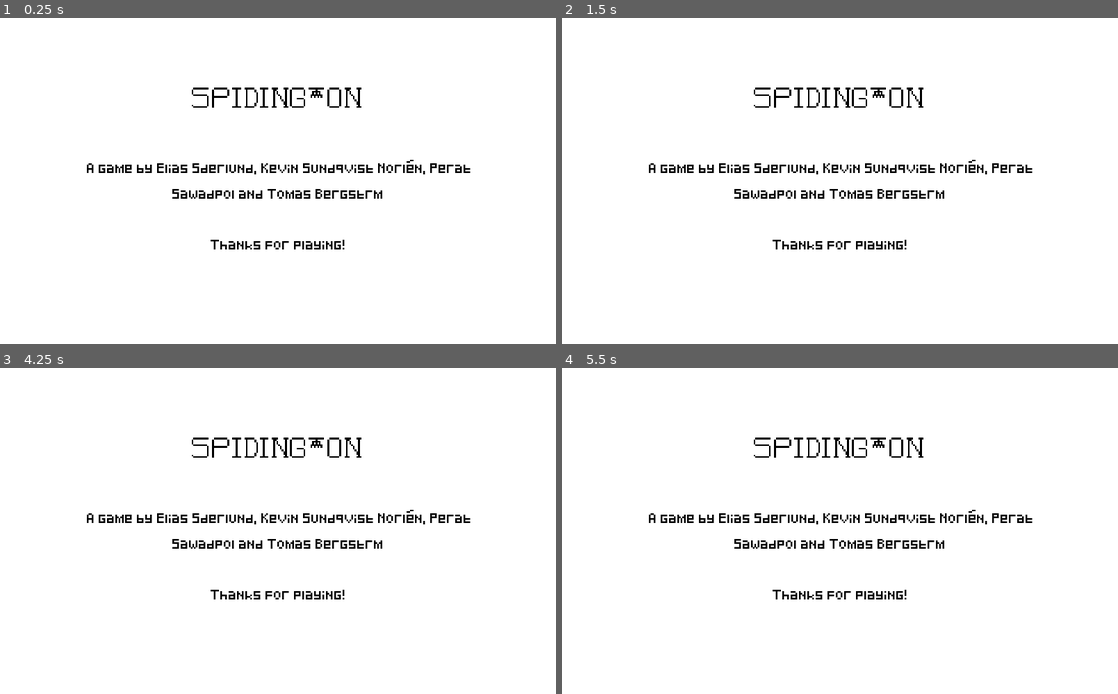
Above: before the commit, frames 1-4 (two rows, left to right).
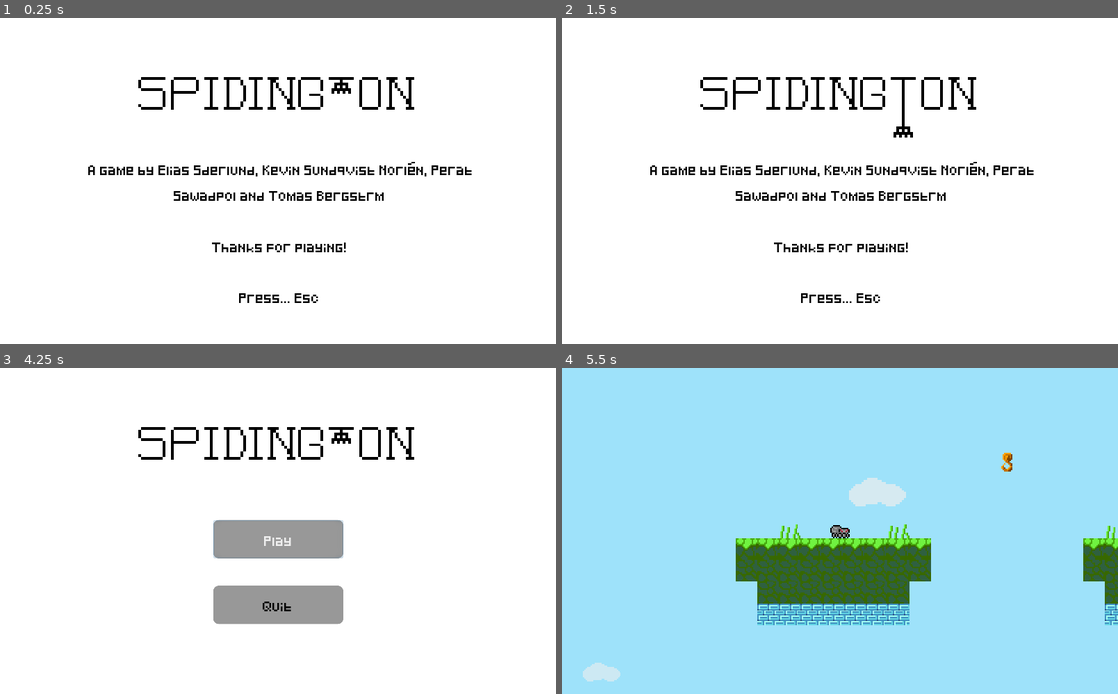
Above: after the commit, the same moments.

Repository: Tusentio/Spidington
Game: Godot game, scene res://Scenes/Credits/Credits.tscn
The game is run twice, just before and just after one commit, with the same random seed, the same clock (stepped at 60 frames per second) and the same inputs. This scene is started directly instead of the project's main scene.
Inputs (mouse positions are in pixels of both pictures, inside the frame that each line leads up to):
- Up to frame 1 (0.25 s): no input
- Up to frame 2 (1.5 s): move the mouse to (962, 164) at 0.52 s; click (962, 164) at 0.6 s; tap Enter at 1.25 s; move the mouse to (728, 197) at 1.27 s; click (728, 197) at 1.35 s
- Up to frame 3 (4.25 s): tap Space at 2, 3.5 s; move the mouse to (333, 459) at 2.02 s; click (333, 459) at 2.1 s; tap Enter at 2.75 s; move the mouse to (250, 596) at 2.77 s; click (250, 596) at 2.85 s; move the mouse to (444, 579) at 3.52 s; click (444, 579) at 3.6 s; tap Escape (pause_menu) at 4.15 s
- Up to frame 4 (5.5 s): click (840, 540) at 4.25 s, where only the run after the commit has a clickable "Play"; move the mouse to (673, 482) at 5.02 s; click (673, 482) at 5.1 s

The runs differ from the first frame. In frame 1, 4.7% of the frame differs, in the area x 15-85%, y 18-88%; in frame 2, 4.8%; in frame 3, 8.0%; in frame 4, 100%, in the area x 0-100%, y 0-100%.

Commit message:
Added to Credits
Fixade till Credits så att man kan trycka ESC för startskärmen och bytte ut loggan med gifen.

Diff:
--- /dev/null
+++ b/Scenes/Credits/Credits.gd
@@ -0,0 +1,5 @@
+extends Control
+
+func _input(event):
+	if Input.is_action_just_pressed("pause_menu"):
+		get_tree().change_scene("res://Scenes/Menu/Menu.tscn")
--- a/Scenes/Credits/Credits.tscn
+++ b/Scenes/Credits/Credits.tscn
@@ -1,11 +1,32 @@
-[gd_scene load_steps=3 format=2]
+[gd_scene load_steps=11 format=2]
 
 [ext_resource path="res://Logo/SpidingtonLogo1.png" type="Texture" id=1]
 [ext_resource path="res://Fonts/GameFont.tres" type="DynamicFont" id=2]
+[ext_resource path="res://Logo/SpidingtonLogo5.png" type="Texture" id=3]
+[ext_resource path="res://Logo/SpidingtonLogo3.png" type="Texture" id=4]
+[ext_resource path="res://Logo/SpidingtonLogo4.png" type="Texture" id=5]
+[ext_resource path="res://Logo/Spidingtonlogo6.png" type="Texture" id=6]
+[ext_resource path="res://Logo/SpidingtonLogo2.png" type="Texture" id=7]
+[ext_resource path="res://Scenes/Menu/Logo.gd" type="Script" id=8]
+[ext_resource path="res://Scenes/Credits/Credits.gd" type="Script" id=9]
+
+[sub_resource type="SpriteFrames" id=1]
+animations = [ {
+"frames": [ ExtResource( 3 ), ExtResource( 3 ), ExtResource( 3 ), ExtResource( 3 ), ExtResource( 3 ), ExtResource( 3 ), ExtResource( 3 ), ExtResource( 6 ), ExtResource( 3 ), ExtResource( 3 ), ExtResource( 3 ), ExtResource( 3 ), ExtResource( 3 ), ExtResource( 3 ), ExtResource( 3 ), ExtResource( 3 ) ],
+"loop": true,
+"name": "idle",
+"speed": 2.0
+}, {
+"frames": [ ExtResource( 1 ), ExtResource( 1 ), ExtResource( 1 ), ExtResource( 1 ), ExtResource( 1 ), ExtResource( 1 ), ExtResource( 1 ), ExtResource( 7 ), ExtResource( 4 ), ExtResource( 4 ), ExtResource( 5 ), ExtResource( 5 ), ExtResource( 5 ) ],
+"loop": false,
+"name": "intro",
+"speed": 16.0
+} ]
 
 [node name="Credits" type="Control"]
 anchor_right = 1.0
 anchor_bottom = 1.0
+script = ExtResource( 9 )
 __meta__ = {
 "_edit_use_anchors_": false
 }
@@ -22,6 +43,7 @@
 }
 
 [node name="Logo" type="TextureRect" parent="Content"]
+visible = false
 anchor_left = 0.5
 anchor_right = 0.5
 margin_left = -218.5
@@ -40,17 +62,28 @@
 anchor_top = 0.5
 anchor_right = 0.5
 anchor_bottom = 0.5
-margin_left = -394.5
-margin_top = -49.5
-margin_right = 394.5
-margin_bottom = 49.5
+margin_left = -391.672
+margin_top = -45.2574
+margin_right = 397.328
+margin_bottom = 147.743
 custom_fonts/font = ExtResource( 2 )
 custom_colors/font_color = Color( 0, 0, 0, 1 )
 text = "A game by Elias Söderlund, Kevin Sundqvist Norlén, Perat Sawadpol and Tomas Bergström
 
-Thanks for playing!"
+Thanks for playing!
+
+Press... Esc"
 align = 1
 autowrap = true
 __meta__ = {
 "_edit_use_anchors_": false
 }
+
+[node name="Logo2" type="AnimatedSprite" parent="Content"]
+position = Vector2( 513.738, 143.894 )
+scale = Vector2( 5.0879, 5.0879 )
+frames = SubResource( 1 )
+animation = "intro"
+script = ExtResource( 8 )
+
+[connection signal="animation_finished" from="Content/Logo2" to="Content/Logo2" method="_on_Logo_animation_finished"]
--- a/Scenes/EndingArea/EndingArea.tscn
+++ b/Scenes/EndingArea/EndingArea.tscn
@@ -14,4 +14,5 @@
 
 [node name="Sprite" type="Sprite" parent="."]
 texture = ExtResource( 1 )
+
 [connection signal="body_entered" from="." to="." method="_on_EndingArea_body_entered"]
--- a/project.godot
+++ b/project.godot
@@ -71,9 +71,9 @@
 
 [physics]
 
+common/enable_pause_aware_picking=true
 2d/physics_engine="GodotPhysics"
 2d/default_gravity=140
-common/enable_pause_aware_picking=true
 
 [rendering]
 
Not shown, changed: Logo/Spidingtonlogo2.png.import
Not shown, changed: Logo/Spidingtonlogo3.png.import
Not shown, changed: Logo/Spidingtonlogo4.png.import
Not shown, changed: Logo/Spidingtonlogo5.png.import
